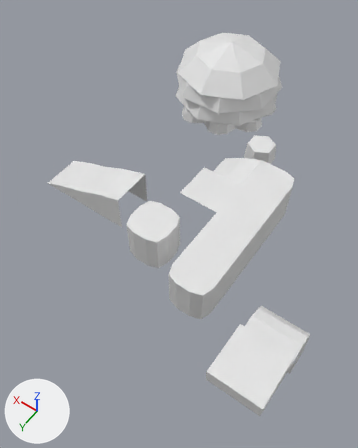
What one commit did to the FBX model Assets/Visual Assets/AllModels.fbx.
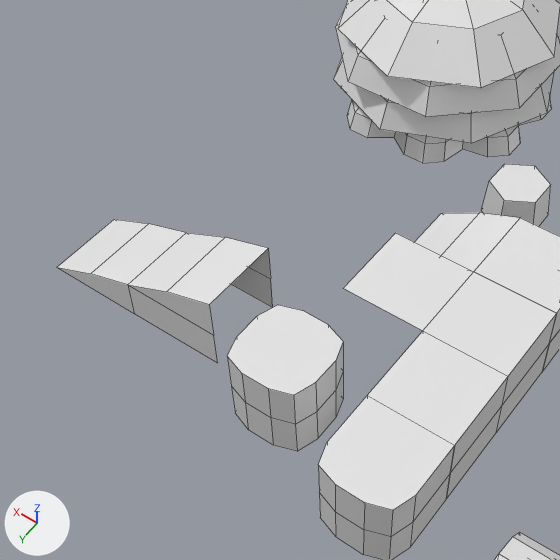
Old and new are each drawn whole from a 50 mm lens placed at (-2.87, 11.65, 9.49), pointed at (1.39, 5.69, 0.13) and again close up on the part from 6% to 78% of the width and 13% to 71% of the height. Every picture has the same lights, and +X, +Y and +Z are marked at lower left. The close-ups show mesh edges as thin lines. Where no turn or scale is listed for an object, it has been applied to the vertices.

Names of what the first close-up shows: 'Block_Edge_Top', 'Block_Lane_Top', 'Block_Mid', 'Block_RoundCorner_Top', 'Block_RoundEnd_Bottom', 'Block_RoundEnd_Top', 'Block_RoundLone_Bottom', 'Block_RoundLone_Top', 'Post', 'Slope', 'Slope_Old_Deleteme', 'Tree'.
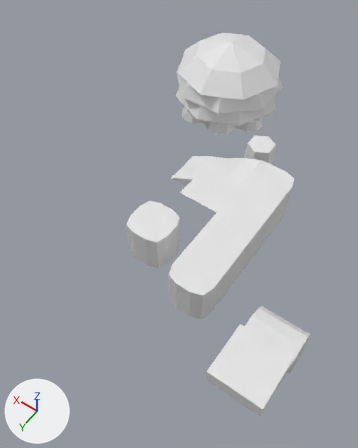
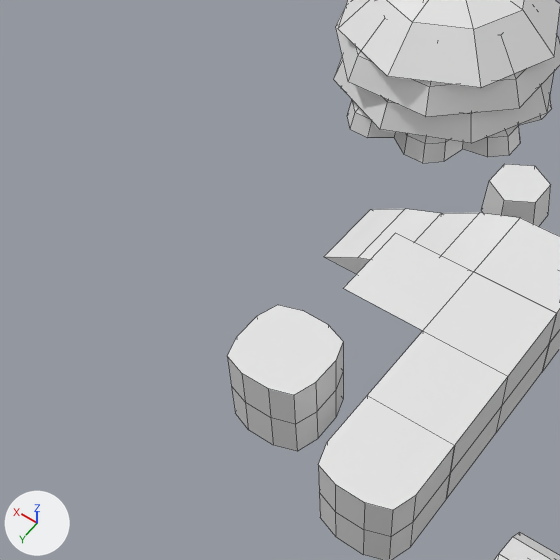
What differs and where, as boxes (x1, y1, x2, y2) in the close-ups (560 x 560 px):
'Slope_Old_Deleteme', deleted: before (57, 219, 273, 363)
'Ground_Btm_Slope', added: after (324, 209, 441, 274)

Diff of the bpy script that builds the scene:
```diff
--- a/Assets/Visual Assets/AllModels.fbx.py
+++ b/Assets/Visual Assets/AllModels.fbx.py
@@ me_cube_014 @@
+me_cube_014.from_pydata([(-0.5, 0.5, 0.5), (-0.5, -0.5, 0.5), (0.5, 0.5, 0.0), (0.5, -0.5, 0.0), (-0.5, -0.5, 0.0), (-0.5, 0.5, 0.0), (0.0, 0.5, 0.293), (0.0, -0.5, 0.293)], [], [(7, 6, 0, 1), (0, 6, 2, 5), (4, 3, 7, 1), (3, 2, 6, 7)])
+me_cube_014.materials.append(mat_allgameobjectsmaterial_001)  # white #e7e7e7
@@ ob_slope_old_deleteme @@
-ob_slope_old_deleteme = bpy.data.objects.new('Slope_Old_Deleteme', me_cube_012)
-ob_slope_old_deleteme.location = (3.0, 6.0, 0.5)
@@ ob_ground_btm_slope @@
+ob_ground_btm_slope = bpy.data.objects.new('Ground_Btm_Slope', me_cube_014)
+ob_ground_btm_slope.location = (2.0, 4.0, 0.0)
```
